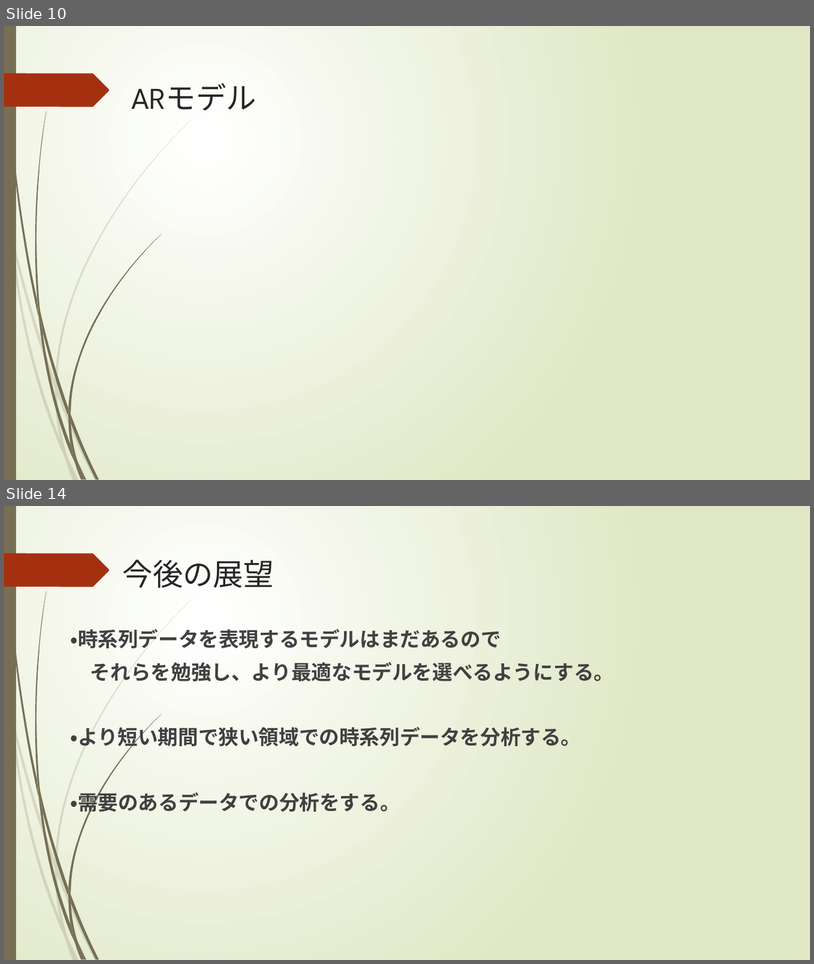
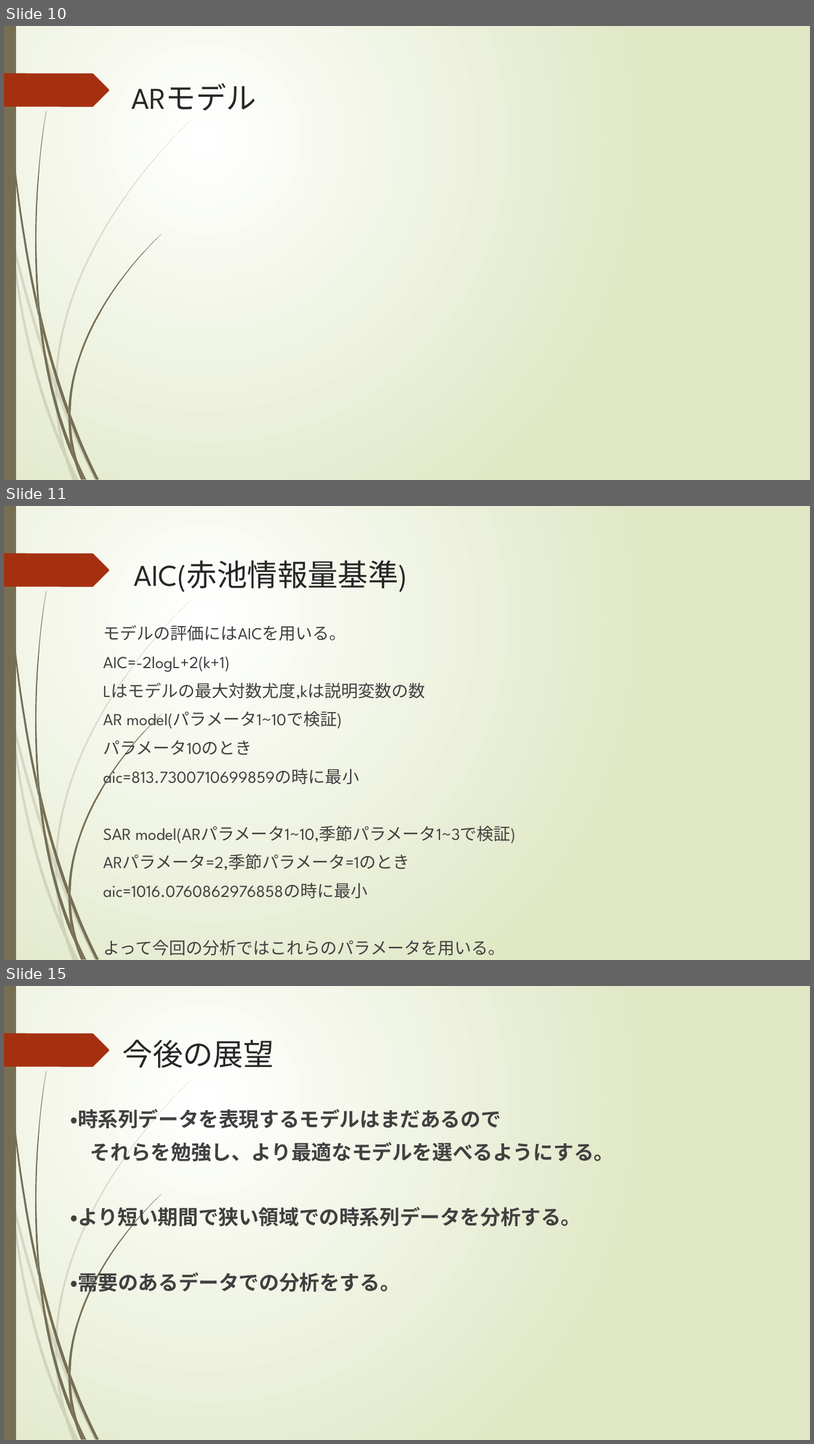
Before and after one commit to masayahamati/-, a slide deck: ARmodel.pptx. Shown one above the other, each under a label of ours: slides 10 and 14 before the commit, slides 10, 11 and 15 after it; the slides between them are not shown. The pictures are 814x964 and 814x1444 pixels, drawn with LibreOffice and Linux fonts; fonts in the diff are those of the drawing; grey boxes stand for pictures. Boxes give left, top, right and bottom in pixels: in the first picture for what was removed or moved away, otherwise in the second. Text is boxed around its words. In the diff, an @@ line names an element or a change of style, - is before the commit and + after.

Commit message:
ARモデルSARモデル

```diff
--- a/ARmodel.pptx
+++ b/ARmodel.pptx
@@ slide 11 added at (x1=4, y1=506, x2=810, y2=960), background gradient #FFFFFF to #DFE8C4; not listed: 24 template elements that a slide beside it also shows @@
@@ title added at (x1=134, y1=560, x2=408, y2=592), 36 pt, text #262626 @@
+AIC(赤池情報量基準)
@@ text added at (x1=103, y1=625, x2=516, y2=955), 20 pt, text #404040 @@
+モデルの評価にはAICを用いる。
+AIC=-2logL+2(k+1)
+Lはモデルの最大対数尤度,kは説明変数の数
+AR model(パラメータ1~10で検証)
+パラメータ10のとき
+aic=813.7300710699859の時に最小
+SAR model(ARパラメータ1~10,季節パラメータ1~3で検証)
+ARパラメータ=2,季節パラメータ=1のとき
+aic=1016.0760862976858の時に最小
+よって今回の分析ではこれらのパラメータを用いる。
@@ what was slide 14 is now slide 15 @@
```
Also in this commit, not shown: 2 slides changed, 10 other files.
